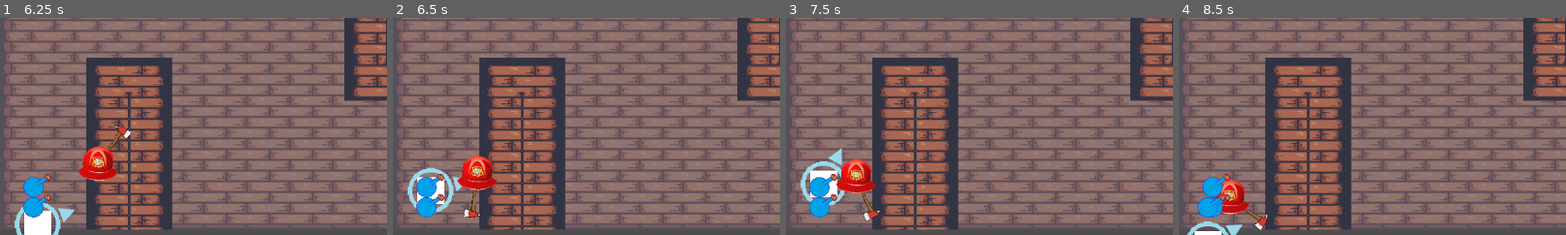
Above: before the commit, frames 1-4 (left to right).
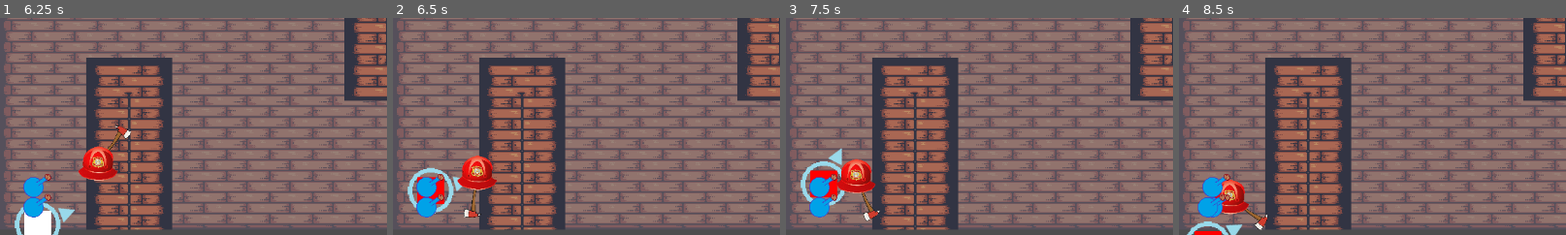
Above: after the commit, the same moments.

Repository: K-O-META/Alchemy_Prot_1
Game: Godot game, scene res://Stages/MenuStage/menu_stage.tscn
The game is run twice, just before and just after one commit, with the same random seed, the same clock (stepped at 60 frames per second) and the same inputs.
Inputs (mouse positions are % of the whole screen's width and height, from its top left):
- Up to frame 1 (6.25 s): click "Start" at 0.5 s; click "Next" at 1.25 s; click "Next" at 2 s; click "PLAY!" at 2.75 s; move the mouse to (72, 45) at 3.52 s; hold E (potion_switch_right) 3.53-4.28 s; click (72, 45) at 3.6 s; move the mouse to (30, 55) at 4.27 s; hold Down (ui_down) 4.28-5.03 s; click (30, 55) at 4.35 s; move the mouse to (60, 28) at 5.02 s; hold E (potion_switch_right) 5.03-5.78 s; click (60, 28) at 5.1 s; move the mouse to (45, 70) at 5.77 s; hold Up (ui_up) from 5.78 s (still down); click (45, 70) at 5.85 s
- Up to frame 2 (6.5 s): keep holding Up (ui_up)
- Up to frame 3 (7.5 s): move the mouse to (80, 65) at 6.52 s; release Up (ui_up) at 6.53 s; hold Q (potion_switch_left) from 6.53 s (still down); click (80, 65) at 6.6 s; tap Enter at 7.25 s; move the mouse to (20, 35) at 7.27 s; click (20, 35) at 7.35 s
- Up to frame 4 (8.5 s): tap Space at 8 s; move the mouse to (55, 50) at 8.02 s; release Q (potion_switch_left) at 8.03 s; hold Down (ui_down) from 8.03 s (still down); click (55, 50) at 8.1 s
The pictures show only the part of the screen within x 0-50%, y 50-100%; the shares and areas given below are measured in that part.

Frame 1 is identical in both runs. In frame 2, 0.3% of the frame differs, in the area x 6-14%, y 73-86%; in frame 3, 0.4%, in the area x 6-14%, y 70-83%; in frame 4, 0.1%.

Commit message:
add placeholder bnlink red on damage player

Diff:
--- a/Entities/Enemies/axe.gd
+++ b/Entities/Enemies/axe.gd
@@ -1,8 +1,6 @@
 class_name Axe extends Sprite2D
 
 func animate() -> void:
-	# Placeholder for swing animation logic
-	print("Axe swung")
 	await rotate_360()
 
 
--- a/Entities/Player/player.gd
+++ b/Entities/Player/player.gd
@@ -52,3 +52,11 @@
 func take_damage(damage: int) -> void:
 	# Placeholder for damage logic
 	print("Player took damage: ", damage)
+
+	placeholder_blink_red()
+
+func placeholder_blink_red() -> void:
+	# Placeholder for blink red logic
+	$PlayerColor.modulate = Color(1, 0, 0)
+	await get_tree().create_timer(0.1).timeout
+	$PlayerColor.modulate = Color(1, 1, 1)
